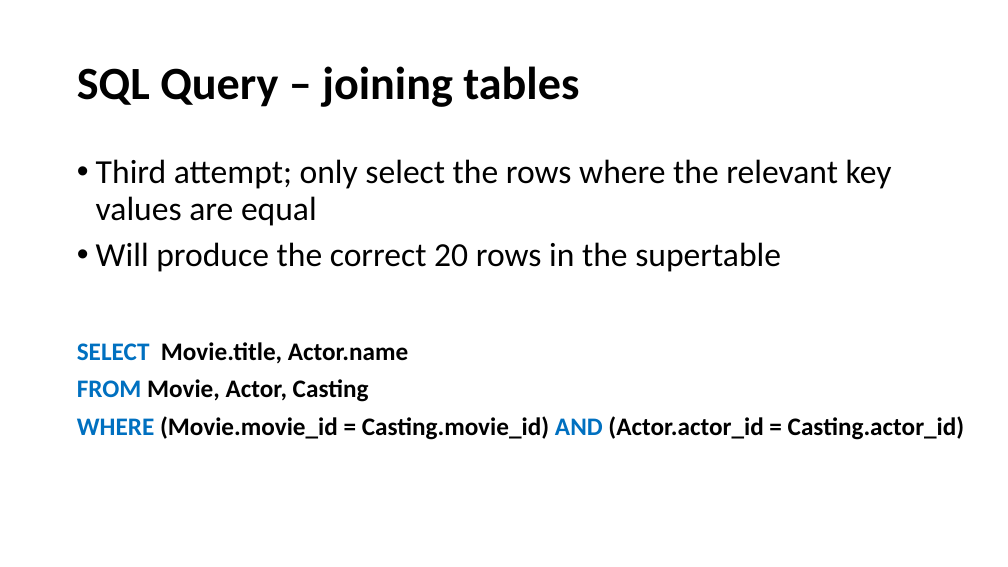
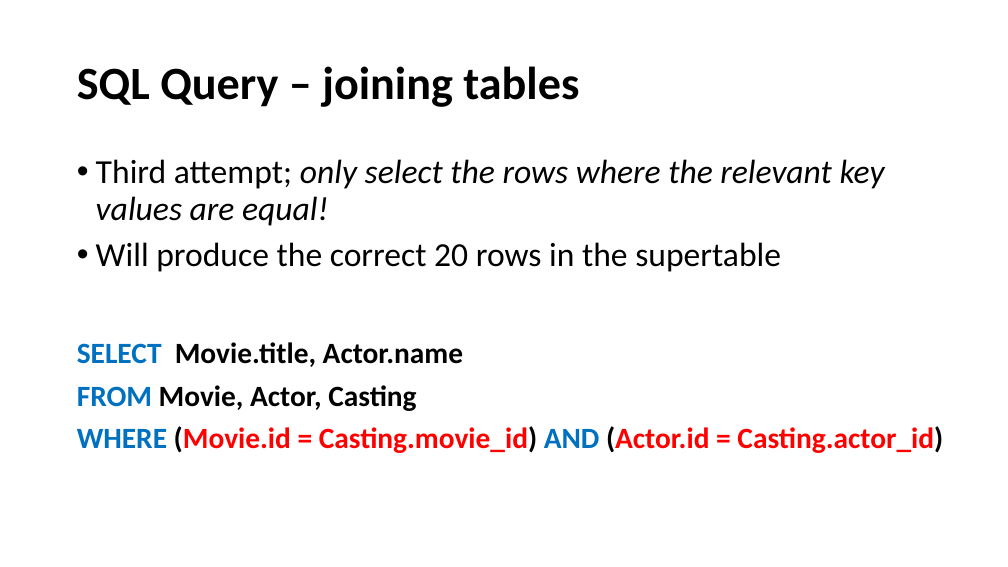
Before and after one commit to perl-easj/OOProg, a slide deck: slide 23 of Chap/DB/Presentations/DBQueryMT.pptx. Drawn at 1008x567 pixels with LibreOffice and Linux fonts; fonts in the diff are those of the drawing. Boxes give left, top, right and bottom in pixels: in the first picture for what was removed or moved away, otherwise in the second. Text is boxed around its words. In the diff, an @@ line names an element or a change of style, - is before the commit and + after.

Commit message:
Consistency update of DB presentations
Plus DB scripts and a Table template spreadsheet.

```diff
--- a/Chap/DB/Presentations/DBQueryMT.pptx
+++ b/Chap/DB/Presentations/DBQueryMT.pptx
@@ text at box(96, 159, 885, 226): text changed; italic on @@
-• Third attempt; only select the rows where the relevant key values are equal
+• Third attempt; only select the rows where the relevant key values are equal!
@@ text at box(77, 342, 463, 411): size 24 to 28 pt in "SELECT Movie.title, Actor.name", "FROM Movie, Actor, Casting" @@
@@ text at box(77, 426, 943, 453): text changed; size 24 to 28 pt; text colour #000000 to #FF0000 @@
-WHERE (Movie.movie_id = Casting.movie_id) AND (Actor.actor_id = Casting.actor_id)
+WHERE (Movie.id = Casting.movie_id) AND (Actor.id = Casting.actor_id)
```
Also in this commit, not shown: 5 other slides changed, 10 other files.
